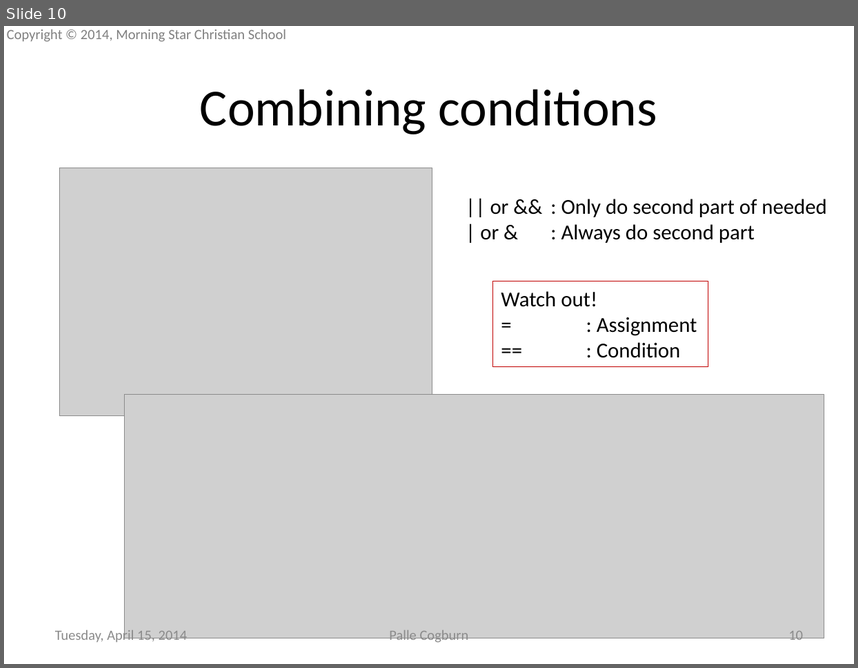
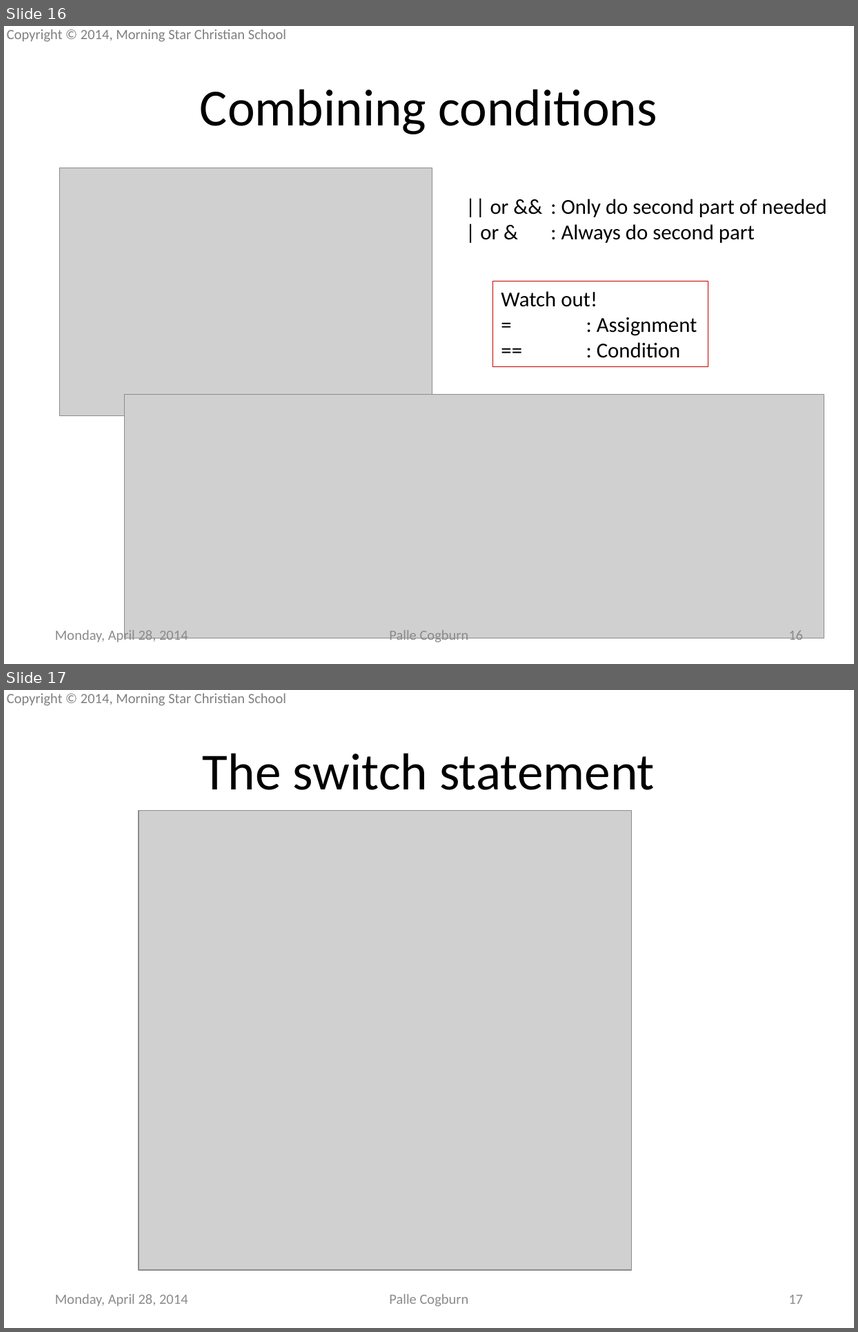
Before and after one commit to mscsbend/presentations, a slide deck: Lesson 2.pptx. Shown one above the other, each under a label of ours: slide 10 before the commit, slides 16 and 17 after it. The pictures are 858x668 and 858x1332 pixels, drawn with LibreOffice and Linux fonts; fonts in the diff are those of the drawing; grey boxes stand for pictures; background and template pictures are left out. Boxes give left, top, right and bottom in pixels: in the first picture for what was removed or moved away, otherwise in the second. Text is boxed around its words. In the diff, an @@ line names an element or a change of style, - is before the commit and + after.

```diff
--- a/Lesson 2.pptx
+++ b/Lesson 2.pptx
@@ slide 17 added at (x1=4, y1=690, x2=854, y2=1328), background picture (left out); not listed: 1 template element that a slide beside it also shows @@
@@ title added at (x1=203, y1=753, x2=655, y2=790), 44 pt, text #000000 @@
+The switch statement
@@ picture added at (x1=139, y1=811, x2=631, y2=1270) @@
@@ text added at (x1=55, y1=1294, x2=188, y2=1305), 12 pt, text #8C8C8C @@
+Monday, April 28, 2014
@@ text added at (x1=389, y1=1294, x2=469, y2=1306), 12 pt, text #8C8C8C @@
+Palle Cogburn
@@ page number added at (x1=789, y1=1294, x2=803, y2=1303), 12 pt, text #8C8C8C @@
+17
@@ what was slide 10 is now slide 16 @@
@@ slide 16 changed as well @@
@@ text at (x1=55, y1=628, x2=188, y2=644): text changed @@
-Tuesday, April 15, 2014
+Monday, April 28, 2014
@@ page number at (x1=789, y1=630, x2=803, y2=644): text changed @@
-10
+16
```
Also in this commit, not shown: 16 other slides changed, 11 other slides added.
